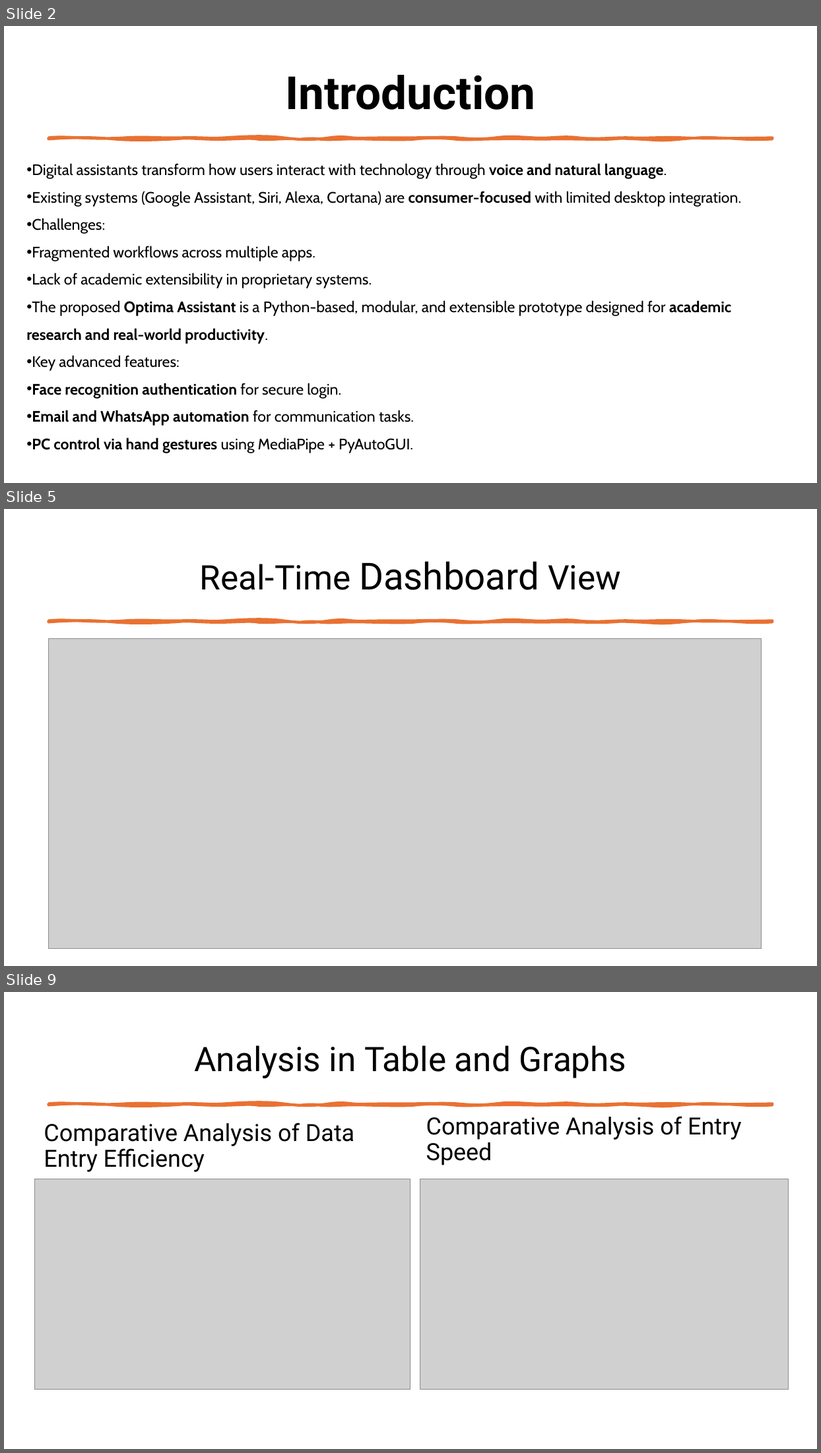
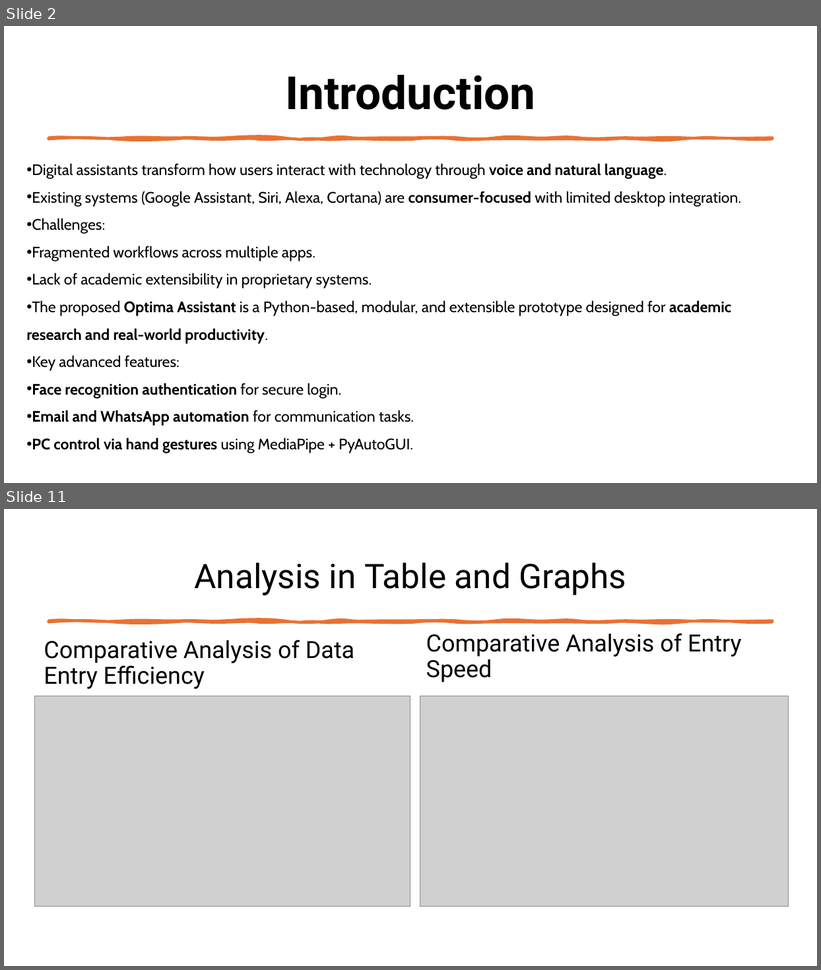
Before and after one commit to suhelgupta/mca-final-year-project, a slide deck: reports/Vignan Project Presentation.pptx. Shown one above the other, each under a label of ours: slides 2, 5 and 9 before the commit, slides 2 and 11 after it; the slides between them are not shown. The pictures are 821x1453 and 821x970 pixels, drawn with LibreOffice and Linux fonts; fonts in the diff are those of the drawing; grey boxes stand for pictures. Boxes give left, top, right and bottom in pixels: in the first picture for what was removed or moved away, otherwise in the second. Text is boxed around its words. In the diff, an @@ line names an element or a change of style, - is before the commit and + after.

```diff
--- a/reports/Vignan Project Presentation.pptx
+++ b/reports/Vignan Project Presentation.pptx
@@ slide 5 removed at <box>4,509,817,966</box>, background #FFFFFF @@
@@ title removed at <box>200,561,621,590</box> @@
-Real-Time Dashboard View
@@ freeform shape removed at <box>48,621,773,622</box> @@
@@ picture removed at <box>48,639,762,949</box> @@
@@ what was slide 9 is now slide 11 @@
```
Also in this commit, not shown: 3 slides changed, 6 slides added, 3 other slides removed, 1 other file.
